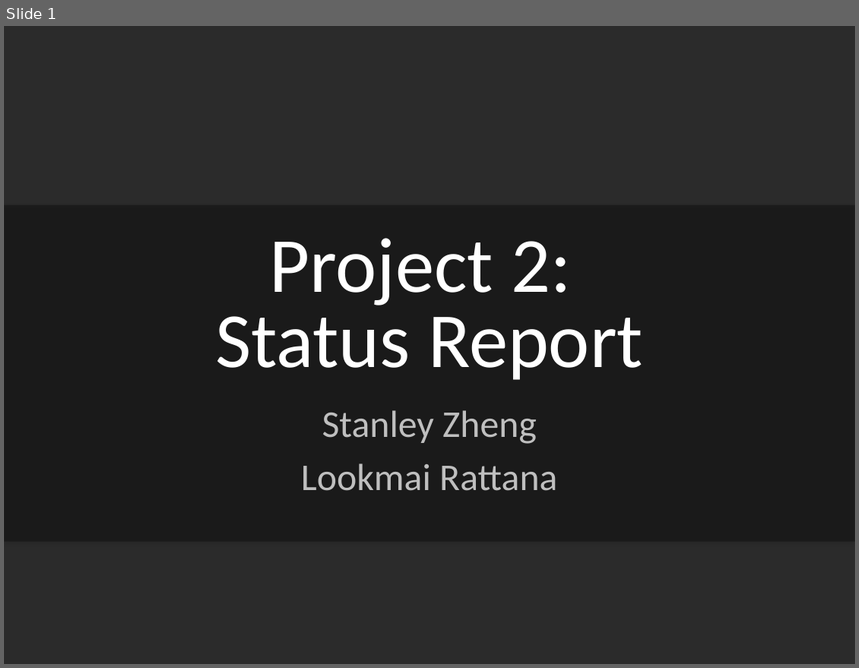
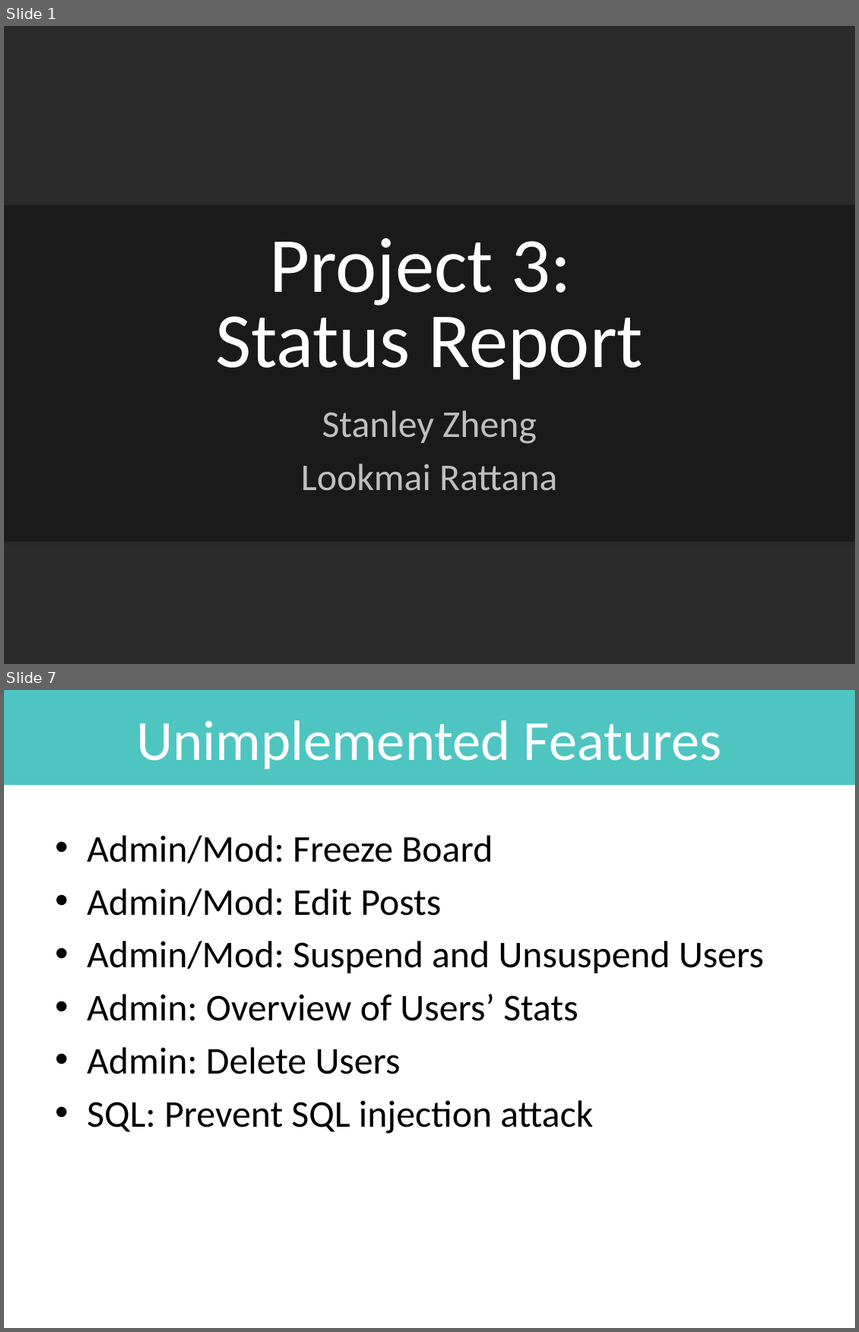
Before and after one commit to 0111001101111010/CS418-S14, a slide deck: cs418presentation2.pptx. Shown one above the other, each under a label of ours: slide 1 before the commit, slides 1 and 7 after it; the slides between them are not shown. The pictures are 859x668 and 859x1332 pixels, drawn with LibreOffice and Linux fonts; fonts in the diff are those of the drawing; background and template pictures are left out; a plain dark background stands for a picture behind light text. Boxes give left, top, right and bottom in pixels: in the first picture for what was removed or moved away, otherwise in the second. Text is boxed around its words. In the diff, an @@ line names an element or a change of style, - is before the commit and + after.

Commit message:
proj3 status report stuff

```diff
--- a/cs418presentation2.pptx
+++ b/cs418presentation2.pptx
@@ slide 7 added at <box>4,690,855,1328</box>, background #FFFFFF @@
@@ rectangle added at <box>4,690,855,784</box>, fill #4EC5C1, 48 pt, text #FFFFFF @@
+Unimplemented Features
@@ text added at <box>87,835,764,1134</box>, 32 pt, text #000000 @@
+• Admin/Mod: Freeze Board
+• Admin/Mod: Edit Posts
+• Admin/Mod: Suspend and Unsuspend Users
+• Admin: Overview of Users’ Stats
+• Admin: Delete Users
+• SQL: Prevent SQL injection attack
@@ slide 1 changed as well @@
@@ title at <box>215,238,643,380</box>: text changed @@
-Project 2:
-Status Report
+Project 3:
+Status Report
```
Also in this commit, not shown: 5 other slides added, 6 slides removed, 4 other files.
